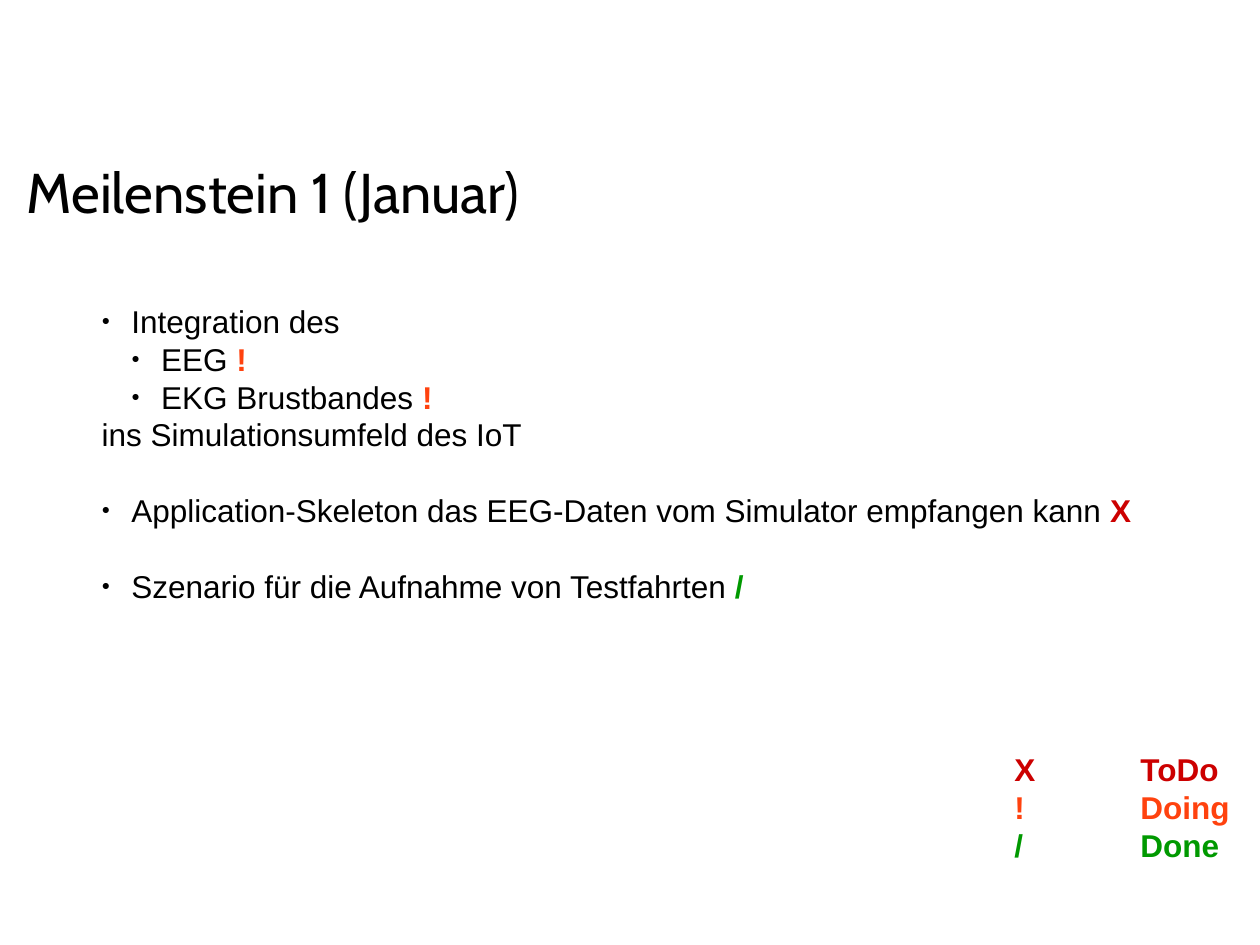
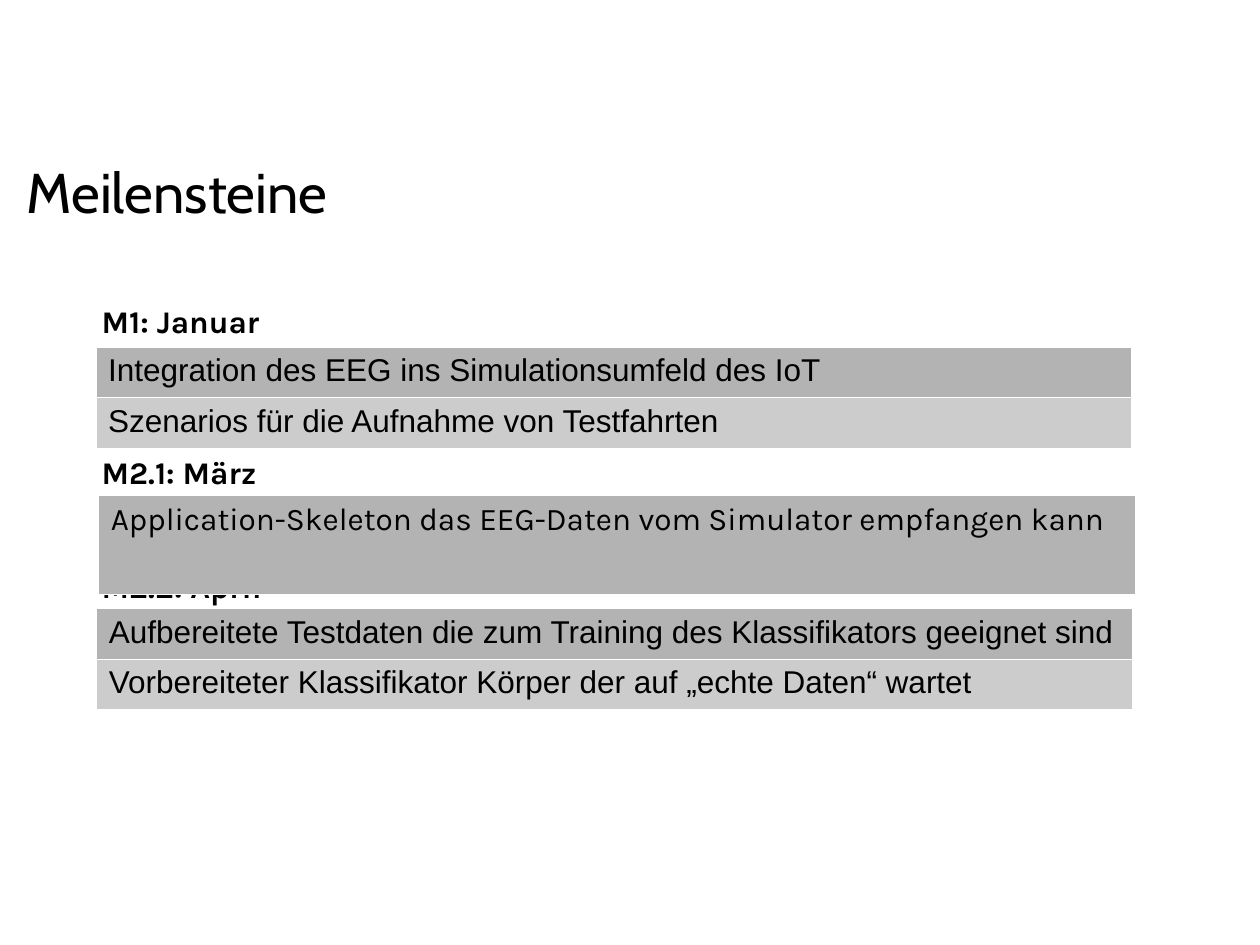
Before and after one commit to ppasler/current-adas, a slide deck: slide 3 of project/Zwischenstand.odp (slide 2 before the commit). Drawn at 1260x945 pixels with LibreOffice and Linux fonts; fonts in the diff are those of the drawing; background and template pictures are left out. Boxes give left, top, right and bottom in pixels: in the first picture for what was removed or moved away, otherwise in the second. Text is boxed around its words. In the diff, an @@ line names an element or a change of style, - is before the commit and + after.

```diff
--- a/project/Zwischenstand.odp
+++ b/project/Zwischenstand.odp
@@ text at [27, 171, 328, 214]: text changed @@
-Meilenstein 1 (Januar)
+Meilensteine
@@ text removed at [102, 310, 1131, 599] @@
-● Integration des
-  ● EEG !
-  ● EKG Brustbandes !
-ins Simulationsumfeld des IoT
-● Application-Skeleton das EEG-Daten vom Simulator empfangen kann X
-● Szenario für die Aufnahme von Testfahrten /
@@ text added at [102, 312, 261, 606], 18 pt, text #000000, bold @@
+M1: Januar
+M2.1: März
+M2.2: April
@@ table added at [96, 346, 1131, 447], 2 rows, 1 columns @@
+Integration des EEG ins Simulationsumfeld des IoT
+Szenarios für die Aufnahme von Testfahrten
@@ table added at [98, 495, 1135, 548], 1 rows, 1 columns @@
+Application-Skeleton das EEG-Daten vom Simulator empfangen kann
@@ table added at [97, 609, 1133, 709], 2 rows, 1 columns @@
+Aufbereitete Testdaten die zum Training des Klassifikators geeignet sind
+Vorbereiteter Klassifikator Körper der auf „echte Daten“ wartet
@@ text removed at [1014, 759, 1229, 858] @@
-X ToDo
-! Doing
-/ Done
```
Also in this commit, not shown: 6 slides added, 6 slides removed, 8 other files.
